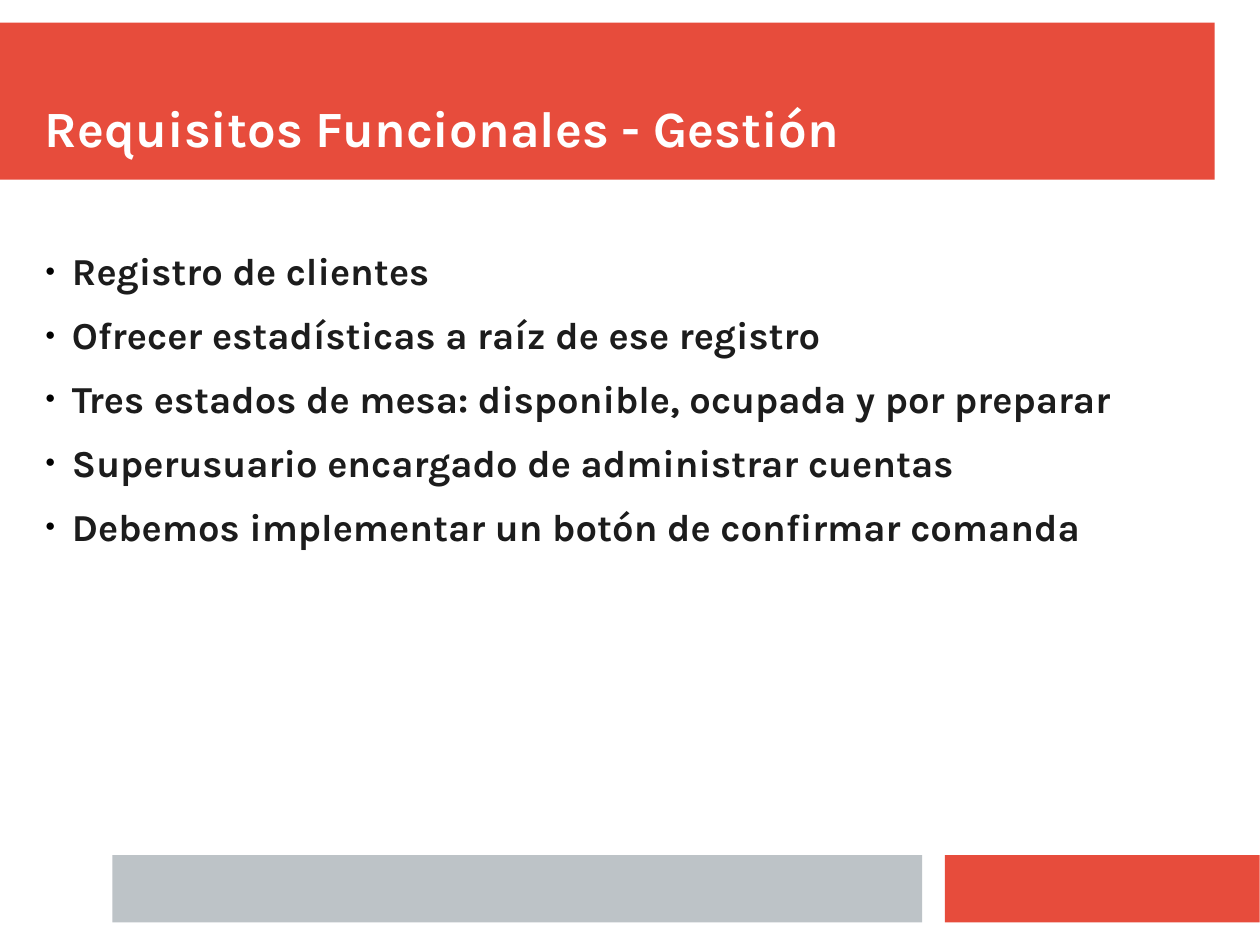
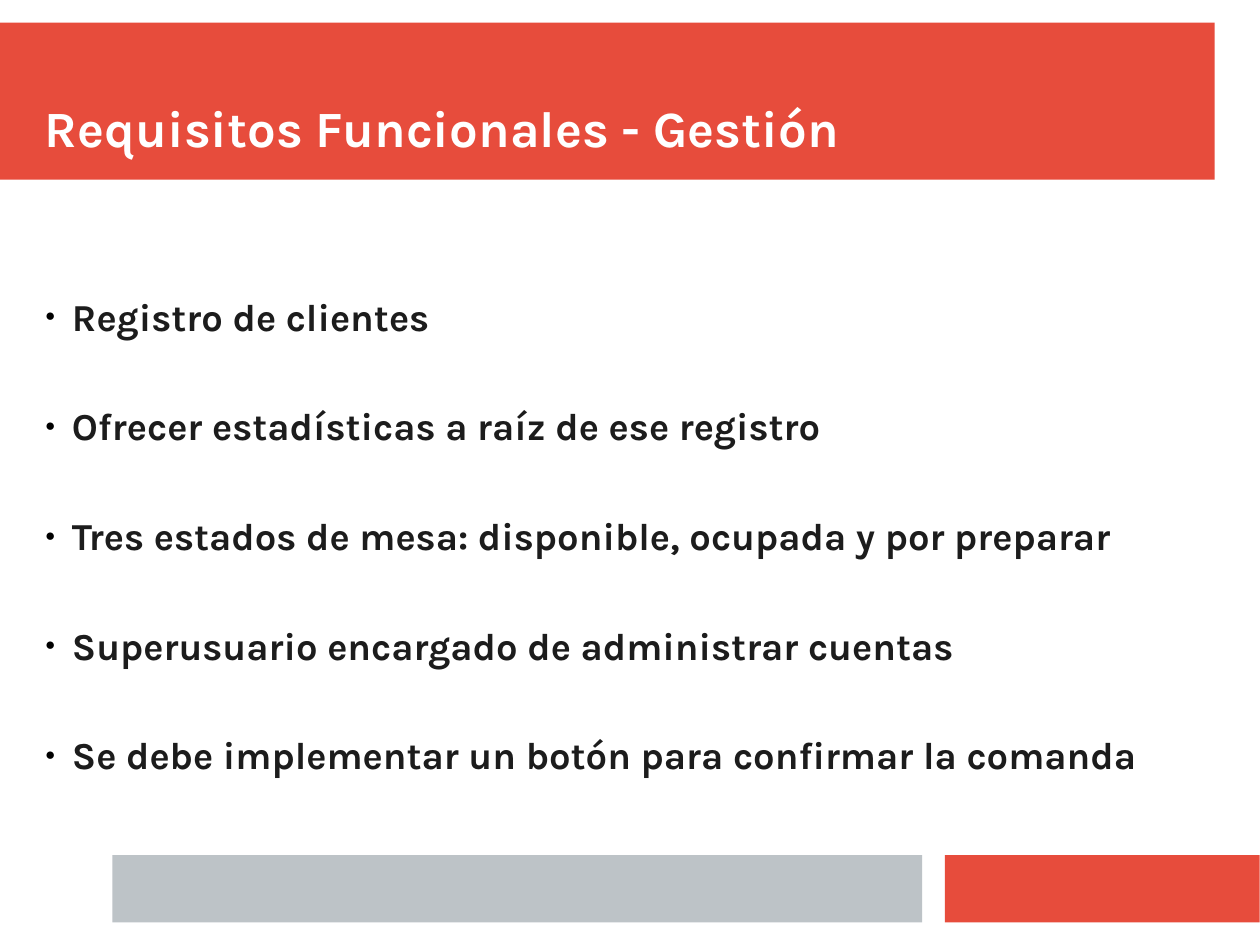
Before and after one commit to Juanba1998/APP-Restaurante, a slide deck: slide 14 of Material/Presentación/Presentacion Final.pptx. Drawn at 1260x945 pixels with LibreOffice and Linux fonts; fonts in the diff are those of the drawing. Boxes give left, top, right and bottom in pixels: in the first picture for what was removed or moved away, otherwise in the second. Text is boxed around its words. In the diff, an @@ line names an element or a change of style, - is before the commit and + after.

```diff
--- a/Material/Presentación/Presentacion Final.pptx
+++ b/Material/Presentación/Presentacion Final.pptx
@@ text at (72, 304, 1110, 670): line spacing 1 to 2 @@
@@ text at (72, 739, 1137, 778): text changed @@
-● Debemos implementar un botón de confirmar comanda
+● Se debe implementar un botón para confirmar la comanda
```
Also in this commit, not shown: 10 other slides changed, 1 slide added, 1 slide removed.
